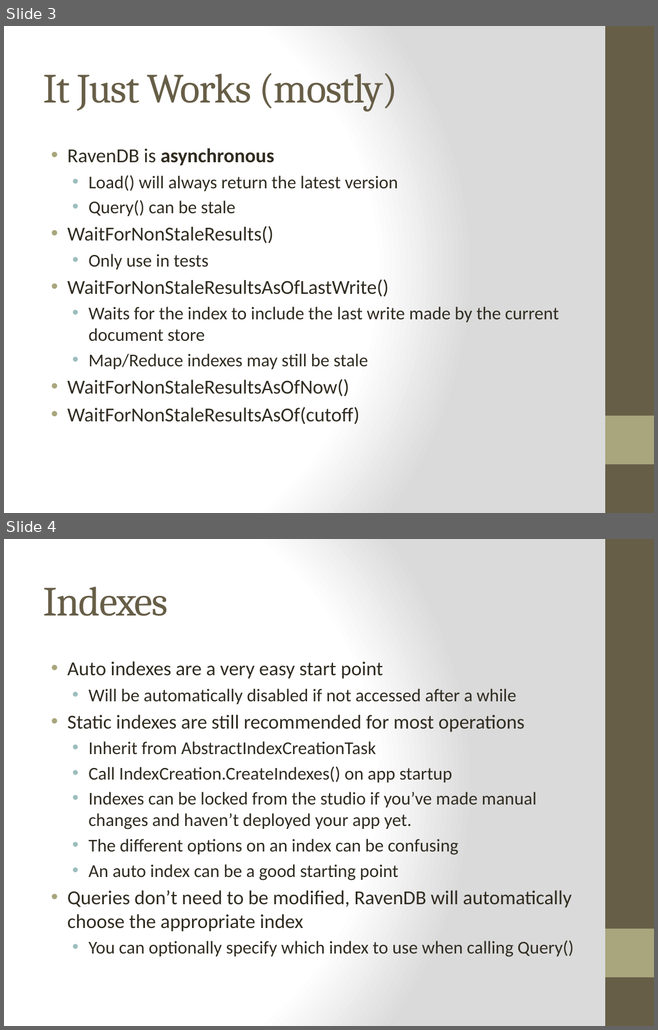
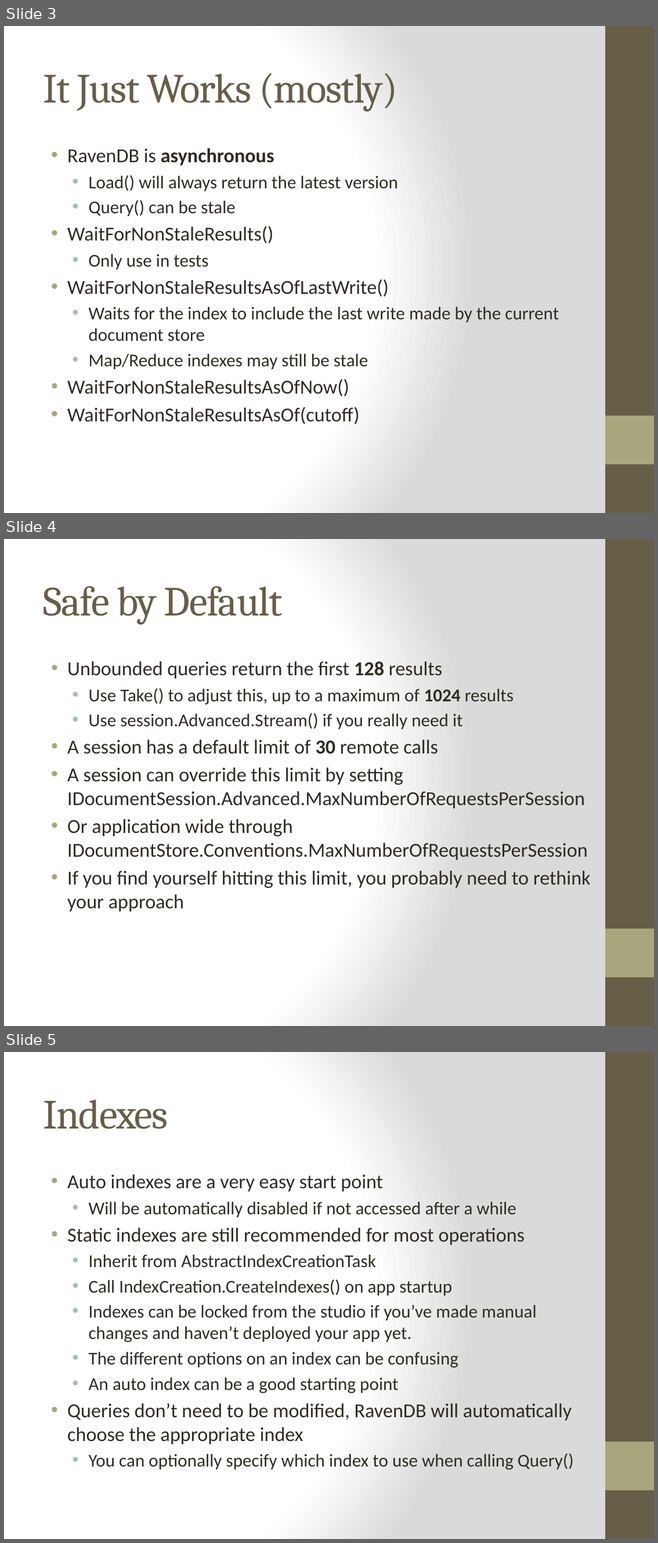
Before and after one commit to RyanHauert/presentations-ravendb, a slide deck: docs/RavenDB.pptx. Shown one above the other, each under a label of ours: slides 3 and 4 before the commit, slides 3, 4 and 5 after it. The pictures are 658x1030 and 658x1543 pixels, drawn with LibreOffice and Linux fonts; fonts in the diff are those of the drawing. Boxes give left, top, right and bottom in pixels: in the first picture for what was removed or moved away, otherwise in the second. Text is boxed around its words. In the diff, an @@ line names an element or a change of style, - is before the commit and + after.

```diff
--- a/docs/RavenDB.pptx
+++ b/docs/RavenDB.pptx
@@ slide 4 added at (4, 539, 654, 1026), background gradient #FFFFFF to #DADADA; not listed: 2 template elements that a slide beside it also shows @@
@@ title added at (43, 586, 282, 624), 46 pt, text #675E47 @@
+Safe by Default
@@ text added at (67, 661, 590, 912), 22 pt, text #2F2B20 @@
+• Unbounded queries return the first 128 results
+  • Use Take() to adjust this, up to a maximum of 1024 results
+  • Use session.Advanced.Stream() if you really need it
+• A session has a default limit of 30 remote calls
+• A session can override this limit by setting IDocumentSession.Advanced.MaxNumberOfRequestsPerSession
+• Or application wide through IDocumentStore.Conventions.MaxNumberOfRequestsPerSession
+• If you find yourself hitting this limit, you probably need to rethink your approach
@@ what was slide 4 is now slide 5 @@
```
Also in this commit, not shown: 1 slide changed, 1 other slide added, 2 other files.
